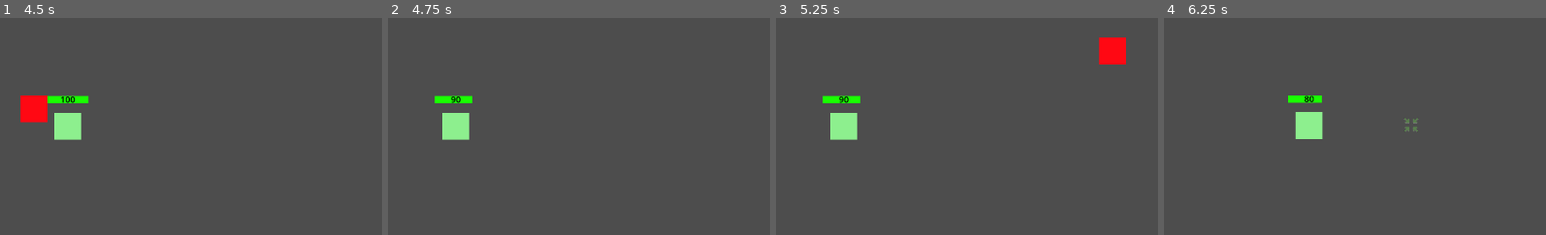
Above: before the commit, frames 1-4 (left to right).
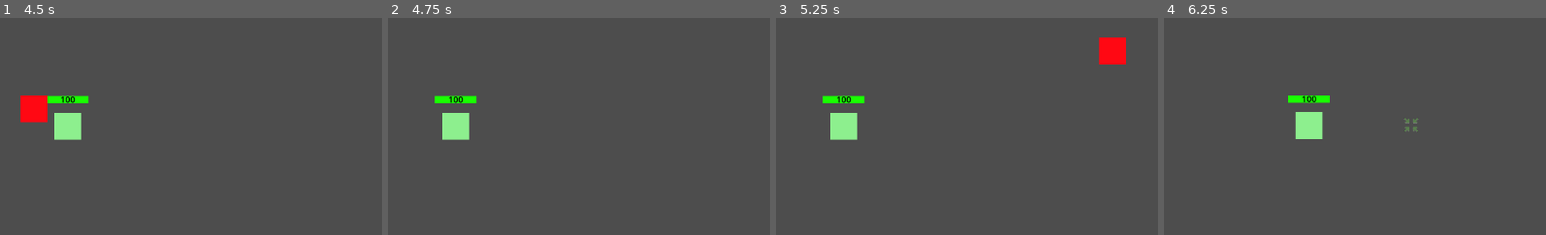
Above: after the commit, the same moments.

Repository: OhijMik/League-of-Dodgers
Game: Godot game, scene res://main_menu.tscn
Same seed, same stepped clock (60 frames per second), same inputs: the game is played once before the commit and once after it.
Inputs (mouse positions are % of the whole screen's width and height, from its top left):
- Up to frame 1 (4.5 s): click "Custom" at 0.5 s; click "+" at 1.25 s; click "-" at 2 s; click "+" at 2.75 s; click "-" at 3.5 s; click "+" at 4.25 s
- Up to frame 2 (4.75 s): no input
- Up to frame 3 (5.25 s): click "-" at 5 s
- Up to frame 4 (6.25 s): move the mouse to (73, 45) at 5.77 s; right-click (73, 45) at 5.85 s
The pictures show only the part of the screen within x 41-91%, y 20-70%; the shares and areas given below are measured in that part.

Frame 1 is identical in both runs. In frame 2, 0.1% of the frame differs, in the area x 15-24%, y 35-40%; in frame 3, 0.1%; in frame 4, 0.2%, in the area x 36-44%, y 35-40%.

Commit message:
Created the global file
- Created the global file to keep track of global variables

Diff:
--- /dev/null
+++ b/global.gd
@@ -0,0 +1,4 @@
+extends Node
+
+
+var game_state = "custom"
--- a/project.godot
+++ b/project.godot
@@ -15,6 +15,10 @@
 config/features=PackedStringArray("4.2", "GL Compatibility")
 config/icon="res://icon.svg"
 
+[autoload]
+
+global="*res://global.gd"
+
 [input]
 
 move={
--- a/projectile.gd
+++ b/projectile.gd
@@ -24,5 +24,6 @@
 
 func _on_area_2d_body_entered(body):
 	if "Champion" in body.name:
-		body.hp -= 10
+		if global.game_state != "custom":
+			body.hp -= 10
 		queue_free()
